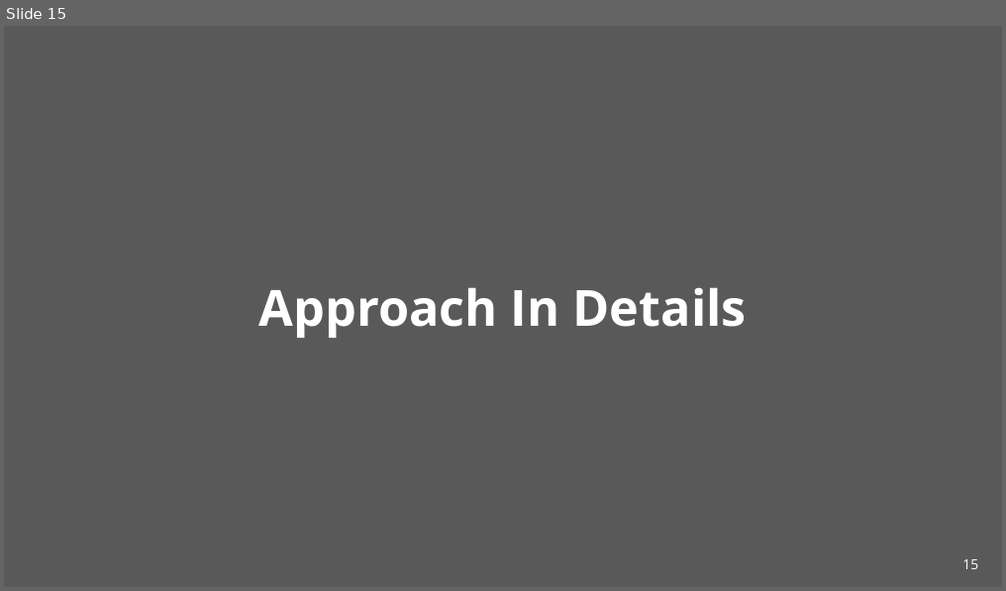
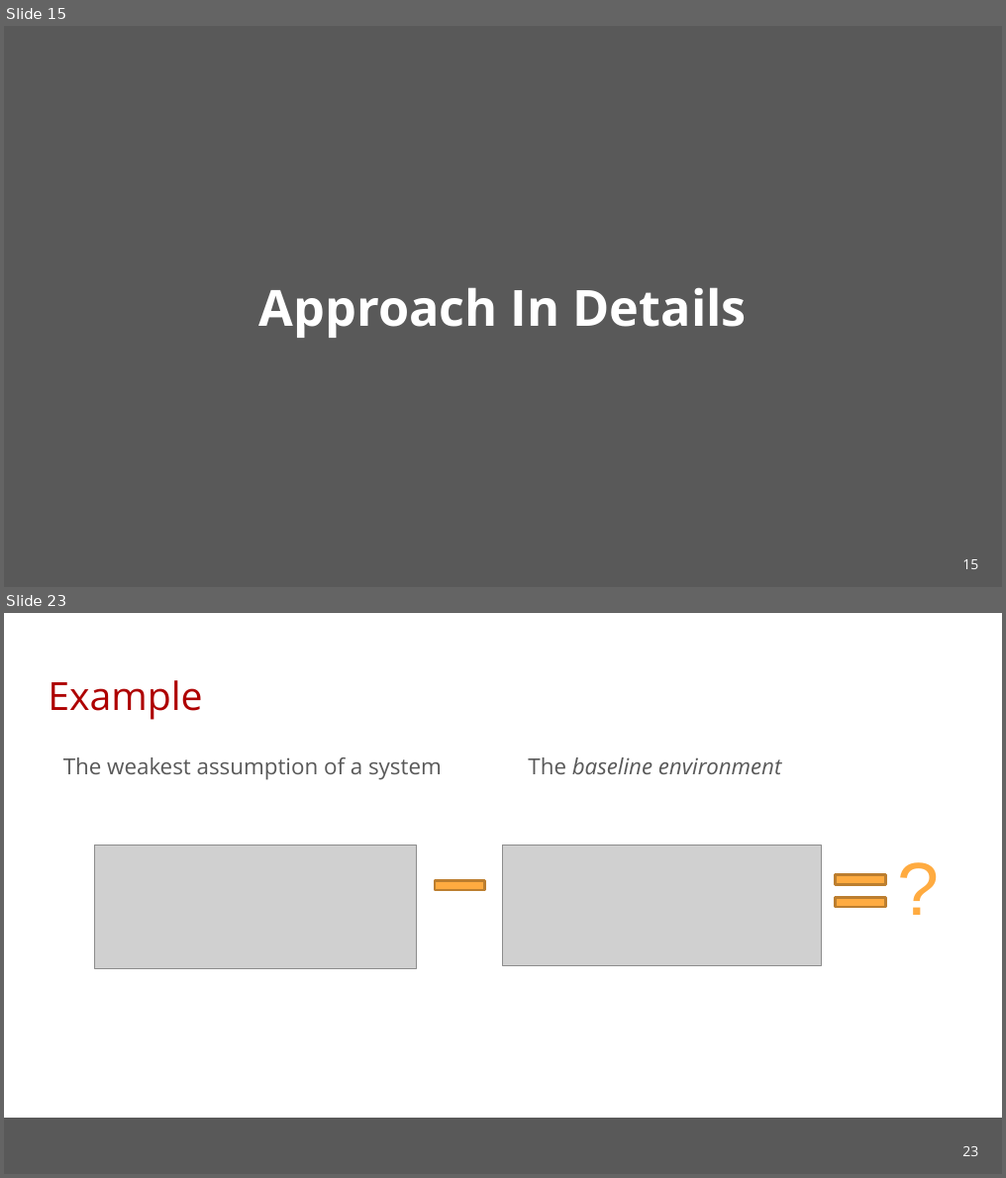
Before and after one commit to cmu-soda/Robustness, a slide deck: Robustness.pptx. Shown one above the other, each under a label of ours: slide 15 before the commit, slides 15 and 23 after it; the slides between them are not shown. The pictures are 1006x591 and 1006x1178 pixels, drawn with LibreOffice and Linux fonts; fonts in the diff are those of the drawing; grey boxes stand for pictures; background and template pictures are left out. Boxes give left, top, right and bottom in pixels: in the first picture for what was removed or moved away, otherwise in the second. Text is boxed around its words. In the diff, an @@ line names an element or a change of style, - is before the commit and + after.

```diff
--- a/Robustness.pptx
+++ b/Robustness.pptx
@@ slide 23 added at (4,613,1002,1174), background #FFFFFF @@
@@ title added at (48,680,202,720), 28 pt, text #AE0000 @@
+Example
@@ text added at (63,758,442,780), 16 pt, text #595959 @@
+The weakest assumption of a system
@@ text added at (528,758,781,774), 16 pt, text #595959, italic @@
+The baseline environment
@@ picture added at (95,846,416,969) @@
@@ picture added at (502,846,821,966) @@
@@ text added at (887,836,949,937), 54 pt, text #FFAB40 @@
+?
@@ rectangle added at (836,875,885,884), fill #FFAB40, outline #BD7F2F 2 pt @@
@@ rectangle added at (435,881,485,890), fill #FFAB40, outline #BD7F2F 2 pt @@
@@ rectangle added at (836,897,885,906), fill #FFAB40, outline #BD7F2F 2 pt @@
@@ rectangle added at (4,1118,1002,1173), fill #595959 @@
@@ page number added at (962,1147,978,1157), 10 pt, text #FFFFFF @@
+23
```
Also in this commit, not shown: 6 slides changed, 8 other slides added, 1 slide removed.
